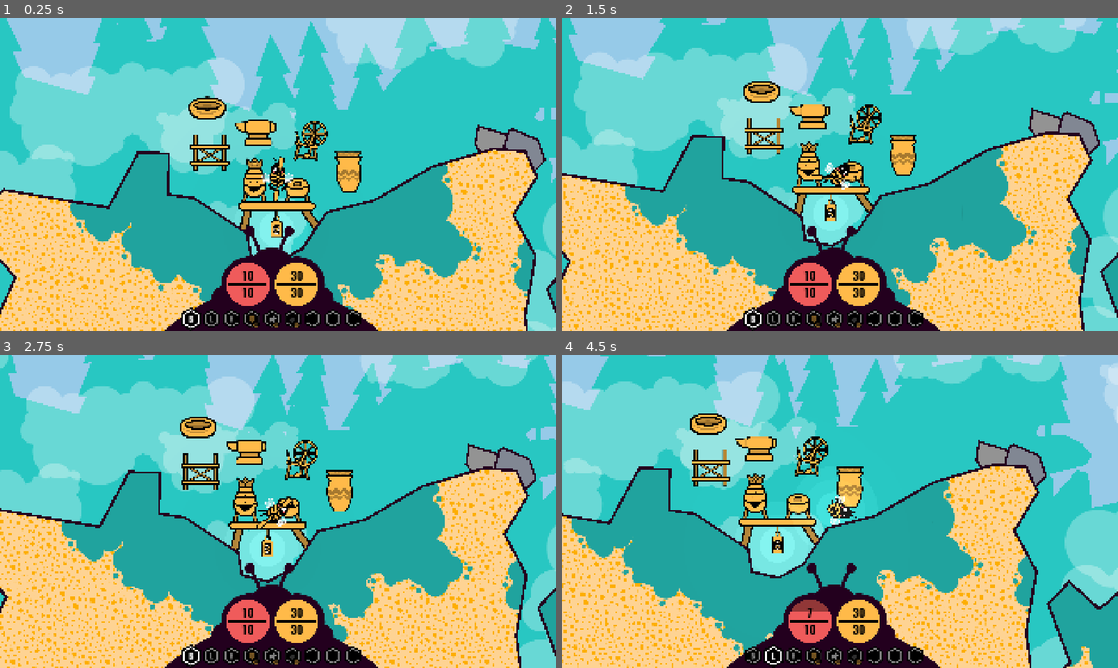
Above: before the commit, frames 1-4 (two rows, left to right).
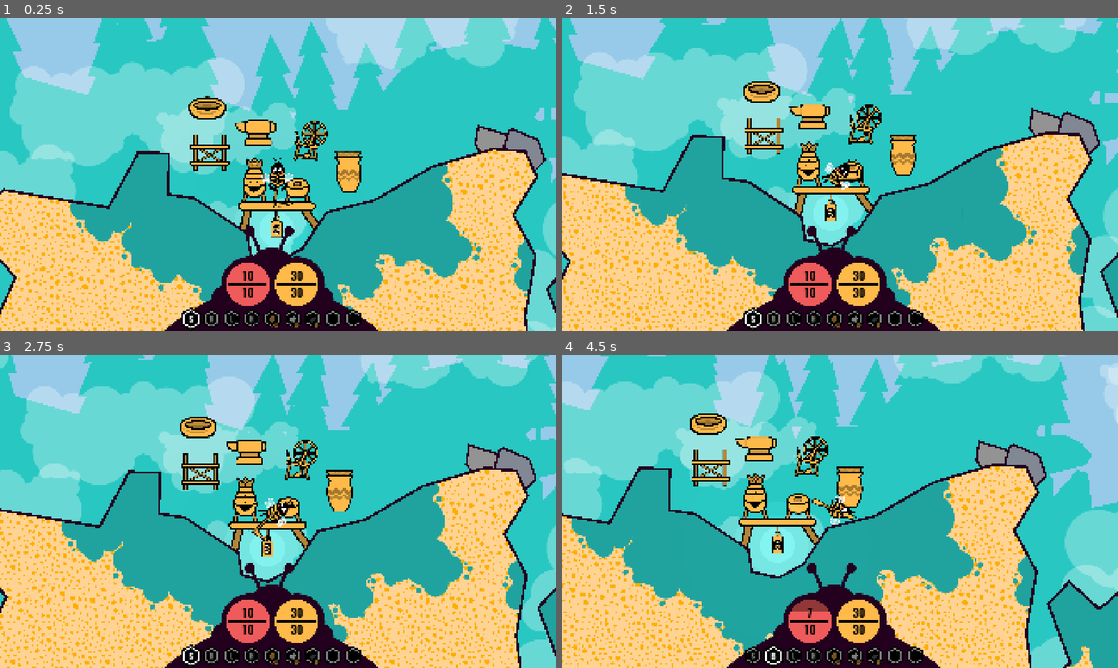
Above: after the commit, the same moments.

Repository: anttihaavikko/slumgum-waggle-dance
Game: Godot game, scene res://Scenes/main.tscn
Same seed, same stepped clock (60 frames per second), same inputs: the game is played once before the commit and once after it.
Inputs (mouse positions are in pixels of both pictures, inside the frame that each line leads up to):
- Up to frame 1 (0.25 s): no input
- Up to frame 2 (1.5 s): tap Enter at 0.5 s; move the mouse to (962, 158) at 0.52 s; hold D (right) 0.53-1.28 s; click (962, 158) at 0.6 s; move the mouse to (728, 190) at 1.27 s; hold S (brake) from 1.28 s (still down); right-click (728, 190) at 1.35 s
- Up to frame 3 (2.75 s): click (166, 527) at 1.55 s; move the mouse to (333, 442) at 2.02 s; release S (brake) at 2.03 s; hold D (right) from 2.03 s (still down); click (333, 442) at 2.1 s
- Up to frame 4 (4.5 s): move the mouse to (812, 574) at 2.77 s; release D (right) at 2.78 s; hold W (accelerate) 2.78-3.53 s; tap Shift (shift) at 2.85 s; click (812, 574) at 3.05 s; move the mouse to (1006, 558) at 3.52 s; hold A (left) from 3.53 s (still down); tap 1 (slot_1) at 3.6 s; click (1006, 558) at 3.8 s; move the mouse to (673, 464) at 4.27 s; tap 2 (slot_2) at 4.35 s

The runs differ from the first frame. In frame 1, 0.2% of the frame differs, in the area x 33-58%, y 44-99%; in frame 2, 0.2%; in frame 3, 0.2%; in frame 4, 0.7%, in the area x 34-58%, y 43-99%.

Commit message:
Add flower break effects

Diff:
--- /dev/null
+++ b/Scenes/Effects/leaf_parts.tscn
@@ -0,0 +1,22 @@
+[gd_scene format=3 uid="uid://ci424cjoy37ew"]
+
+[ext_resource type="Texture2D" uid="uid://bs2fb06prvcct" path="res://Sprites/petal-part.png" id="1_5n20c"]
+
+[sub_resource type="Curve" id="Curve_at123"]
+_data = [Vector2(0, 0.61567885), 0.0, 0.0, 0, 0, Vector2(1, 0), -5.0905995, 0.0, 0, 0]
+point_count = 2
+
+[node name="Particles" type="CPUParticles2D" unique_id=442576560]
+emitting = false
+amount = 15
+texture = ExtResource("1_5n20c")
+one_shot = true
+explosiveness = 0.95
+direction = Vector2(0, 0)
+spread = 180.0
+initial_velocity_min = 600.0
+initial_velocity_max = 844.4
+angle_min = -720.0
+angle_max = 720.0
+scale_amount_curve = SubResource("Curve_at123")
+color = Color(0.1254902, 0.6392157, 0.61960787, 1)
--- /dev/null
+++ b/Scenes/Effects/plant_parts.tscn
@@ -0,0 +1,33 @@
+[gd_scene format=3 uid="uid://cw3vxcvugab7d"]
+
+[ext_resource type="Texture2D" uid="uid://dq05anuf6ko1n" path="res://Sprites/plant-part.png" id="1_vdda7"]
+
+[sub_resource type="Curve" id="Curve_at123"]
+_data = [Vector2(0, 0.61567885), 0.0, 0.0, 0, 0, Vector2(1, 0), -5.0905995, 0.0, 0, 0]
+point_count = 2
+
+[node name="Particles" type="CPUParticles2D" unique_id=442576560]
+emitting = false
+amount = 15
+texture = ExtResource("1_vdda7")
+lifetime = 1.5
+one_shot = true
+explosiveness = 0.95
+emission_shape = 3
+emission_rect_extents = Vector2(100, 500)
+direction = Vector2(0, 0)
+spread = 180.0
+gravity = Vector2(0, 500)
+initial_velocity_min = 100.0
+initial_velocity_max = 200.0
+angular_velocity_min = -300.0
+angular_velocity_max = 300.0
+radial_accel_min = -47.33
+radial_accel_max = 43.33
+tangential_accel_min = -58.0
+tangential_accel_max = 48.67
+angle_min = -720.0
+angle_max = 720.0
+scale_amount_min = 0.5
+scale_amount_curve = SubResource("Curve_at123")
+color = Color(0.1254902, 0.6392157, 0.61960787, 1)
--- /dev/null
+++ b/Scenes/Effects/red_petals.tscn
@@ -0,0 +1,28 @@
+[gd_scene format=3 uid="uid://c073loolp31sf"]
+
+[ext_resource type="Texture2D" uid="uid://bs2fb06prvcct" path="res://Sprites/petal-part.png" id="1_alh4j"]
+
+[sub_resource type="Curve" id="Curve_at123"]
+_data = [Vector2(0, 0.61567885), 0.0, 0.0, 0, 0, Vector2(0.2752613, 0.83174), -1.3226453, -1.3226453, 0, 0, Vector2(1, 0), -0.83757704, 0.0, 0, 0]
+point_count = 3
+
+[node name="Particles" type="CPUParticles2D" unique_id=442576560]
+emitting = false
+amount = 15
+texture = ExtResource("1_alh4j")
+lifetime = 2.0
+one_shot = true
+explosiveness = 0.95
+emission_shape = 6
+emission_ring_inner_radius = 50.0
+emission_ring_radius = 100.0
+direction = Vector2(0, 0)
+spread = 180.0
+initial_velocity_min = 500.0
+initial_velocity_max = 1000.0
+angular_velocity_min = -300.0
+angular_velocity_max = 300.0
+angle_min = -720.0
+angle_max = 720.0
+scale_amount_curve = SubResource("Curve_at123")
+color = Color(0.9372549, 0.35686275, 0.35686275, 1)
--- a/Scenes/flower.tscn
+++ b/Scenes/flower.tscn
@@ -135,20 +135,29 @@
 offset = Vector2(-10, -364)
 
 [node name="Ground" type="Sprite2D" parent="." unique_id=1190403478]
+visible = false
 modulate = Color(0.46666667, 0.30980393, 0, 1)
 position = Vector2(5.9999995, 101.99999)
 rotation = 0.106010355
 scale = Vector2(2.0388587, 2.0388587)
 texture = ExtResource("12_eeowi")
 
-[node name="Breakable" type="StaticBody2D" parent="." unique_id=1066697544 node_paths=PackedStringArray("target")]
+[node name="Breakable" type="StaticBody2D" parent="." unique_id=1066697544 node_paths=PackedStringArray("target", "particle_points")]
 position = Vector2(7, -437)
 collision_layer = 512
 collision_mask = 0
 script = ExtResource("13_uqfw5")
-drops = Array[int]([10, 10, 0, 0, 0])
+drops = Array[int]([10, 10, 0, 18, 18, 18])
 target = NodePath("..")
+particle_points = [NodePath("../Mover/Area2D"), NodePath("../Leaf Particles"), NodePath("../Stem Particles")]
+particle_indices = Array[int]([4, 5, 6])
 
 [node name="CollisionShape2D" type="CollisionShape2D" parent="Breakable" unique_id=1783672043]
 position = Vector2(-11, -328)
 shape = SubResource("RectangleShape2D_cpkcx")
+
+[node name="Leaf Particles" type="Node2D" parent="." unique_id=1416962231]
+position = Vector2(-5, -317)
+
+[node name="Stem Particles" type="Node2D" parent="." unique_id=1085592615]
+position = Vector2(-10, -853)
--- a/Scenes/main.tscn
+++ b/Scenes/main.tscn
@@ -44,7 +44,10 @@
 [ext_resource type="Script" uid="uid://dug0iwlcv3ovm" path="res://Scripts/scythe.gd" id="15_ee4r6"]
 [ext_resource type="Shader" uid="uid://dw5u0j1r1we5x" path="res://_Starter/Shaders/blob.gdshader" id="15_k12tt"]
 [ext_resource type="PackedScene" uid="uid://dophievtei5vj" path="res://_Starter/Scenes/Effects/white_bits.tscn" id="16_55idt"]
+[ext_resource type="PackedScene" uid="uid://c073loolp31sf" path="res://Scenes/Effects/red_petals.tscn" id="17_87bhu"]
 [ext_resource type="Script" uid="uid://d0ks4dov861fq" path="res://Scripts/swinger.gd" id="18_1w6v2"]
+[ext_resource type="PackedScene" uid="uid://ci424cjoy37ew" path="res://Scenes/Effects/leaf_parts.tscn" id="18_33qc4"]
+[ext_resource type="PackedScene" uid="uid://cw3vxcvugab7d" path="res://Scenes/Effects/plant_parts.tscn" id="19_e6rcu"]
 [ext_resource type="Script" uid="uid://u88bgweyhdp6" path="res://Scripts/inventory.gd" id="19_hibaj"]
 [ext_resource type="PackedScene" uid="uid://cyin4lknfiopg" path="res://Scenes/slot.tscn" id="20_hibaj"]
 [ext_resource type="PackedScene" uid="uid://b4af11tt4lq03" path="res://Scenes/Pieces/sign.tscn" id="22_qax2n"]
@@ -220,6 +223,22 @@
 title = "Sand"
 color = Color(1, 0.8557106, 0.6513028, 1)
 sprite = ExtResource("6_ptfg5")
+metadata/_custom_type_script = "uid://0x44vjlq1u52"
+
+[sub_resource type="Resource" id="Resource_uqfw5"]
+script = ExtResource("3_cbgmd")
+item_id = 18
+title = "Fiber"
+color = Color(0.1254902, 0.6392157, 0.61960787, 1)
+sprite = ExtResource("12_gt3je")
+metadata/_custom_type_script = "uid://0x44vjlq1u52"
+
+[sub_resource type="Resource" id="Resource_cf2bd"]
+script = ExtResource("3_cbgmd")
+item_id = 19
+title = "String"
+color = Color(1, 0.7294118, 0.28627452, 1)
+sprite = ExtResource("12_gt3je")
 metadata/_custom_type_script = "uid://0x44vjlq1u52"
 
 [sub_resource type="ShaderMaterial" id="ShaderMaterial_gsvbx"]
@@ -390,13 +409,13 @@
 
 [node name="ItemManager" type="Node" parent="." unique_id=1772976029]
 script = ExtResource("2_3pmx8")
-items = Array[ExtResource("3_cbgmd")]([SubResource("Resource …(495 unchanged characters)… e_p4gyq"), SubResource("Resource_32dfi")])
+items = Array[ExtResource("3_cbgmd")]([SubResource("Resource …(495 unchanged characters)… e_p4gyq"), SubResource("Resource_32dfi"), SubResource("Resource_uqfw5"), SubResource("Resource_cf2bd")])
 pickup_prefab = ExtResource("6_536cc")
 metadata/_custom_type_script = "uid://cbkdo86lifxj7"
 
 [node name="Effects" type="Node" parent="." unique_id=1890521244]
 script = ExtResource("5_ueoa1")
-effects = Array[PackedScene]([ExtResource("6_6vcvc"), ExtResource("14_ihvwq"), ExtResource("87_k8rh3"), ExtResource("16_55idt")])
+effects = Array[PackedScene]([ExtResource("6_6vcvc"), ExtResource("14_ihvwq"), ExtResource("87_k8rh3"), ExtResource("16_55idt"), ExtResource("17_87bhu"), ExtResource("18_33qc4"), ExtResource("19_e6rcu")])
 metadata/_custom_type_script = "uid://calgx5smnk57"
 
 [node name="Sky" type="ColorRect" parent="." unique_id=971220568]
--- a/Scripts/bee.gd
+++ b/Scripts/bee.gd
@@ -31,7 +31,7 @@
 	# global_position += Vector2.RIGHT * -500
 	inventory.create_slots(9)
 	for s in inventory.slots: s.in_bar = true
-	# inventory.add_equipment(tools[Equipment.Id.Scythe])
+	inventory.add_equipment(tools[Equipment.Id.Scythe])
 	# inventory.add_equipment(tools[Equipment.Id.Hammer])
 	# inventory.add_equipment(tools[Equipment.Id.Paintbrush])
 	inventory.add_equipment(tools[Equipment.Id.Brush])
--- a/Scripts/breakable.gd
+++ b/Scripts/breakable.gd
@@ -2,10 +2,15 @@
 
 @export var drops: Array[Item.Id]
 @export var target: Node2D
+@export var particle_points: Array[Node2D]
+@export var particle_indices: Array[int]
 
 func destroy():
 	for d in drops:
 		var p = Main.spawn_item(d, global_position)
 		p.apply_impulse(Vector2.ONE.rotated(2 * PI * randf()) * randf_range(0, 1000))
-	Effects.singleton.add(1, global_position)
+	for i in particle_points.size():
+		Effects.singleton.add(1, particle_points[i].global_position)
+		Effects.singleton.add(particle_indices[i], particle_points[i].global_position)
+	Main.shake(15, 0.15)
 	target.queue_free()
--- a/Scripts/item.gd
+++ b/Scripts/item.gd
@@ -18,7 +18,9 @@
 	PaintWhite,
 	PaintYellow,
 	Dirt,
-	Sand
+	Sand,
+	Fiber,
+	String
 }
 
 var data: ItemData
Binary file added: Sprites/petal-part.png
Not shown, added: Sprites/petal-part.png.import
Binary file added: Sprites/plant-part.png
Not shown, added: Sprites/plant-part.png.import
Not shown, changed: Misc/art.afdesign~lock~
